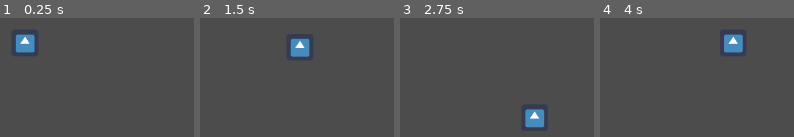
Above: before the commit, frames 1-4 (left to right).
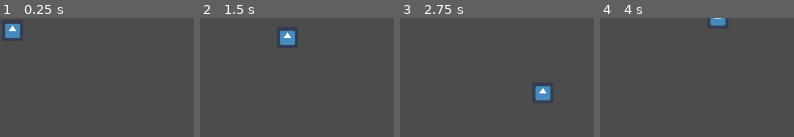
Above: after the commit, the same moments.

Repository: LukinMaster/WHGameJam
Game: Godot game, scene res://TestLevel.tscn
The game is run twice, just before and just after one commit, with the same random seed, the same clock (stepped at 60 frames per second) and the same inputs. The engine's default icon, where the game draws it, is replaced by a stand-in: a white triangle on a blue panel in a dark square.
Inputs:
- Up to frame 1 (0.25 s): no input
- Up to frame 2 (1.5 s): tap Enter at 0.5 s; hold Right (ui_right) 0.53-1.28 s; hold Down (ui_down) from 1.28 s (still down)
- Up to frame 3 (2.75 s): release Down (ui_down) at 2.03 s; hold Right (ui_right) from 2.03 s (still down)
- Up to frame 4 (4 s): release Right (ui_right) at 2.78 s; hold Up (ui_up) 2.78-3.53 s; hold Left (ui_left) from 3.53 s (still down)

The runs differ from the first frame. In frame 1, 2.3% of the frame differs, in the area x 2-19%, y 5-30%; in frame 2, 2.3%; in frame 3, 2.6%, in the area x 64-78%, y 57-93%; in frame 4, 2.1%.

Commit message:
block resize

Diff:
--- a/obj/LevelMap.gd
+++ b/obj/LevelMap.gd
@@ -32,7 +32,7 @@
 
 # Called when the node enters the scene tree for the first time.
 func _ready():
-	clear_level(1920/60, 1080/60)
+	clear_level(1920/30, 1080/30)
 	pass # Replace with function body.
 
 
--- a/obj/LvlObject.gd
+++ b/obj/LvlObject.gd
@@ -1,8 +1,8 @@
 extends Node2D
 class_name LvlObject
 
-const BLOCK_WIDTH = 60;
-const BLOCK_HEIGHT = 60;
+const BLOCK_WIDTH = 30;
+const BLOCK_HEIGHT = 30;
 
 func get_xi() -> int:
 	return floor(position.x / BLOCK_WIDTH) as int;
--- a/obj/Player.gd
+++ b/obj/Player.gd
@@ -13,8 +13,8 @@
 var xPos : int = 0;
 var yPos : int = 0;
 
-const BLOCK_WIDTH = 60;
-const BLOCK_HEIGHT = 60;
+const BLOCK_WIDTH = 30;
+const BLOCK_HEIGHT = 30;
 
 const SPEED : float = 200.0
 
--- a/obj/Player.tscn
+++ b/obj/Player.tscn
@@ -4,7 +4,7 @@
 [ext_resource path="res://obj/Player.gd" type="Script" id=2]
 
 [sub_resource type="RectangleShape2D" id=1]
-extents = Vector2( 60, 60 )
+extents = Vector2( 30, 30 )
 
 [node name="Player" type="KinematicBody2D" groups=[
 "player",
@@ -12,9 +12,10 @@
 script = ExtResource( 2 )
 
 [node name="KinematicBody2D" type="CollisionShape2D" parent="."]
-position = Vector2( 60, 60 )
+position = Vector2( 30, 30 )
 shape = SubResource( 1 )
 
 [node name="icon" type="Sprite" parent="."]
-position = Vector2( 60, 60 )
+position = Vector2( 30, 30 )
+scale = Vector2( 0.8, 0.8 )
 texture = ExtResource( 1 )
